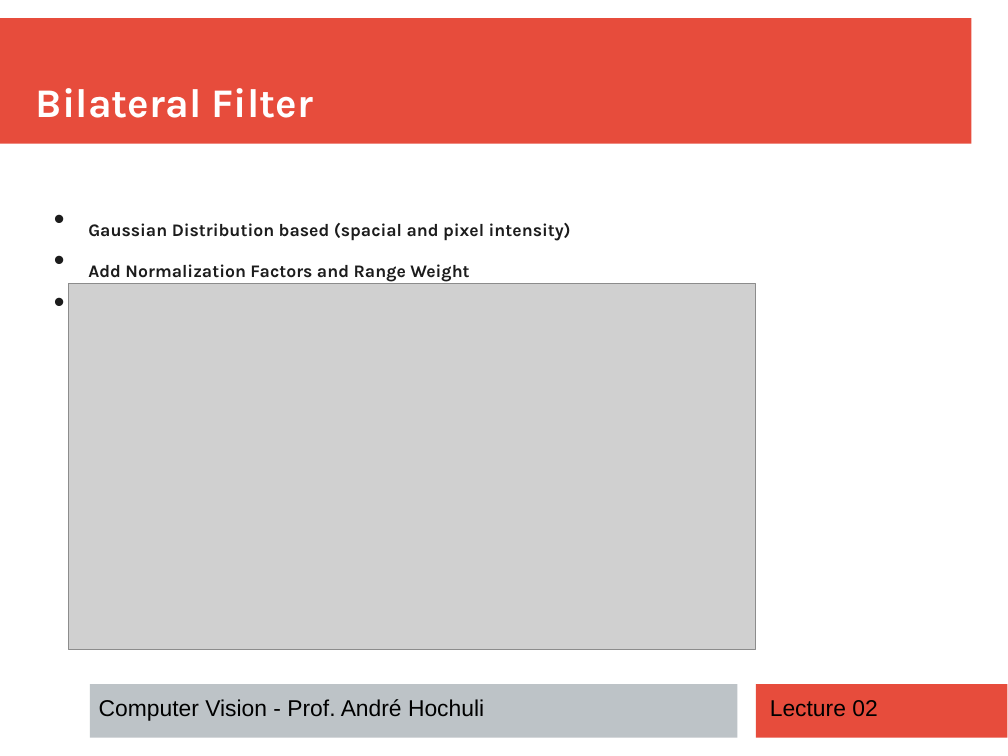
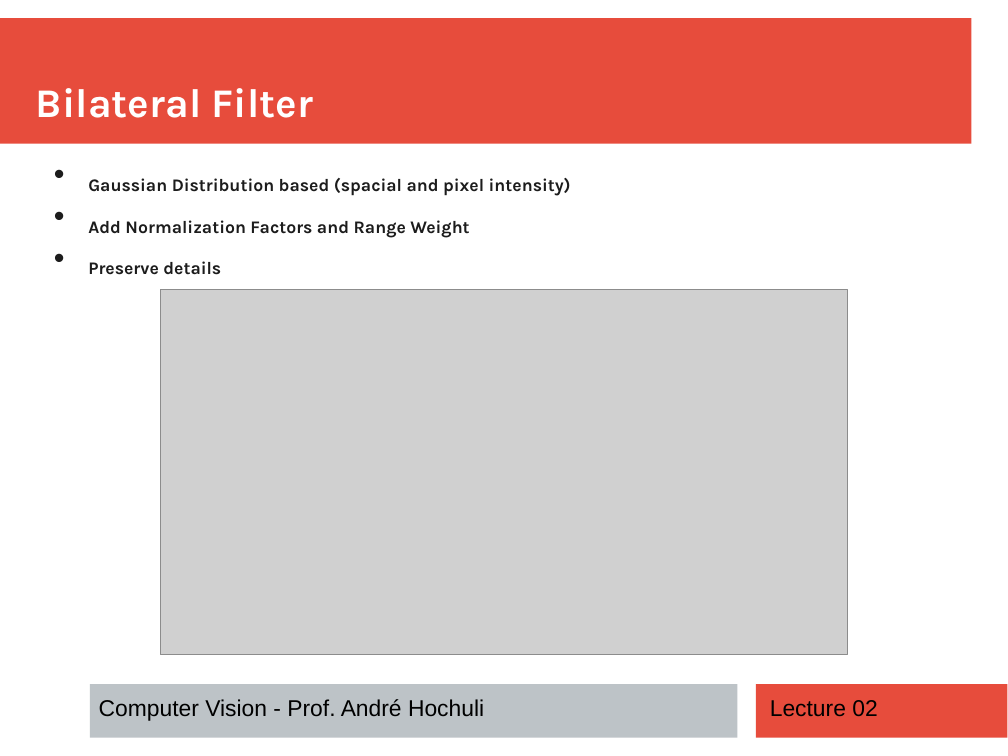
Before and after one commit to andrehochuli/teaching, a slide deck: slide 12 of ComputerVision/Lecture 02 - Image Filtering/Lecture 02 - Image Filtering.pptx (slide 9 before the commit). Drawn at 1008x756 pixels with LibreOffice and Linux fonts; fonts in the diff are those of the drawing; grey boxes stand for pictures. Boxes give left, top, right and bottom in pixels: in the first picture for what was removed or moved away, otherwise in the second. Text is boxed around its words. In the diff, an @@ line names an element or a change of style, - is before the commit and + after.

```diff
--- a/ComputerVision/Lecture 02 - Image Filtering/Lecture 02 - Image Filtering.pptx
+++ b/ComputerVision/Lecture 02 - Image Filtering/Lecture 02 - Image Filtering.pptx
@@ text "Gaussian Distribution based (spacial and ..." rewrapped from (88, 223, 571, 282) to (88, 178, 571, 275) @@
@@ picture: place and size @@
-picture at (69, 284, 756, 649)
+picture at (160, 289, 847, 655)
```
Also in this commit, not shown: 5 other slides changed, 3 slides added, 2 other files.
